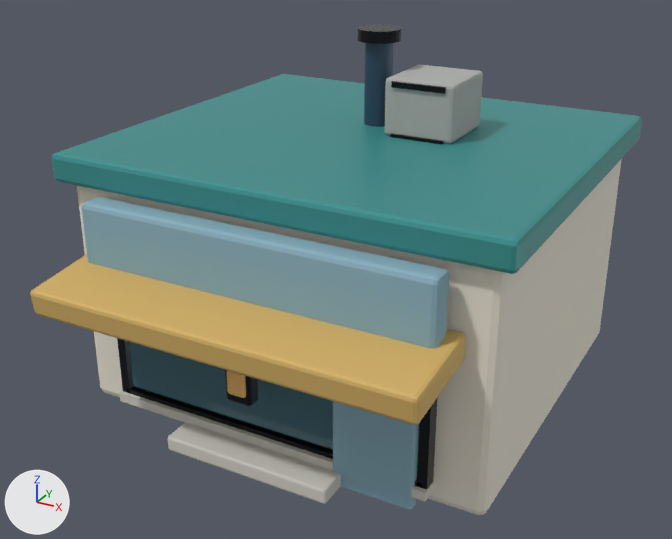
The glTF model assets/models/realistic/COM_KIOSK_1x1_006.glb as it was, and as the next commit left it.
Rendered twice from a 50 mm lens placed at (1.58, -3.12, 1.97), pointed at (0.0, -0.24, 0.53). Every picture has the same lights, and +X, +Y and +Z are marked at lower left. The older version comes first. Objects named as collision shapes, trigger or cutter boxes, shadow casters or lower levels of detail are left out. Where no turn or scale is listed for an object, it has been applied to the vertices. Vertices at exactly the same position are counted once.

In view in the first picture: 'COM_KIOSK_1x1_006_Visual'.
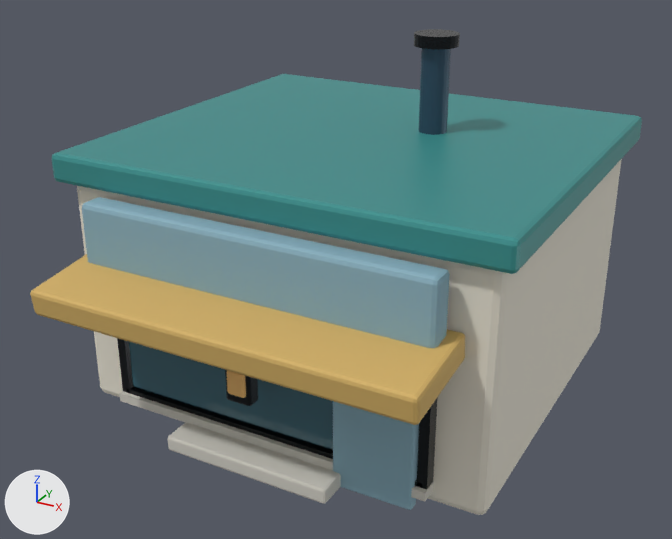
Where the change shows, as pixel boxes [x1, y1, x2, y2] in the pictures (672 x 539 px; the box of a moved part takes in the faces that stretch with it):
'COM_KIOSK_1x1_006_Visual', reshaped: before [30, 24, 642, 515]; after [30, 29, 642, 515]
part 1 of me_cube, moved or reshaped: before [357, 24, 402, 44]; after [414, 29, 460, 50]
part 2 of me_cube, moved or reshaped: before [364, 43, 393, 127]; after [419, 48, 451, 135]
part 3 of me_cube, deleted: before [391, 81, 446, 94]
part 4 of me_cube, deleted: before [384, 64, 483, 144]
part 5 of me_cube, deleted: before [390, 134, 443, 145]

What the commit changed:
me_cube is used by ob_com_kiosk_1x1_006_visual; location (0.0, 0.0, 0.45).
me_cube had 808 vertices, 1540 faces and spanned x -0.88..0.88, y -1.1..0.79, z -0.45..0.93.
me_cube now has 640 vertices, 1216 faces and spans x -0.88..0.88, y -1.1..0.79, z -0.45..0.93.
me_cube part 1: the loose piece of 48 vertices spanning x -0.11..0.06, y 0.07..0.24, z 0.89..0.93 is moved by (0.24, 0.0, 0.0).
me_cube part 2: the loose piece of 48 vertices spanning x -0.08..0.03, y 0.1..0.21, z 0.56..0.9 is moved by (0.24, 0.0, 0.0).
me_cube part 3: the loose piece of 56 vertices spanning x 0.1..0.32, y -0.01..0.0, z 0.75..0.77 is deleted.
me_cube part 4: the loose piece of 56 vertices spanning x 0.07..0.35, y 0.0..0.3, z 0.56..0.78 is deleted.
me_cube part 5: the loose piece of 56 vertices spanning x 0.1..0.32, y -0.01..0.0, z 0.55..0.57 is deleted.
me_cube no longer uses material mat_focus_real_concrete (grey #adafac).
